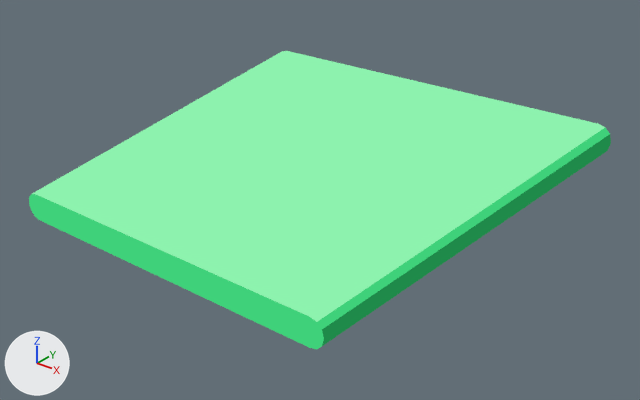
What one commit did to the glTF model Assets/TD2/Screen3D/Kit07/celadon3d/Spring_Pad.gltf.
Before and after are seen from a 50 mm camera at (1.07, -0.746, 0.815) aimed at (0.184, 0.361, 0.129). The axes (+X, +Y, +Z) are drawn at lower left. The lights are the same throughout. The older version comes first.

Names of what the first picture shows: 'Spring_Pad_baked'.
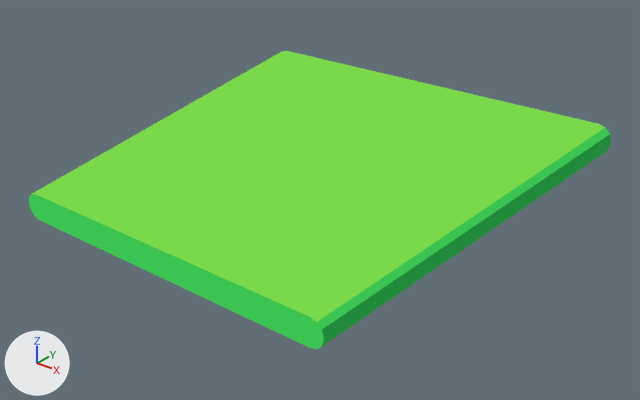
Scene script edits in JSON lines:
```json
{"block": "mat_k07_celadon_go_light", "where": "n0 = _N.new('ShaderNodeEmission'); n0.name = 'Emission'"}
{"op": "set", "path": "n0.inputs[0].default_value", "old": "(0.266, 0.888, 0.423, 1.0)", "new": "(0.195, 0.694, 0.0685, 1.0)", "note": "'Color', green #8df2ae -> 'Color', green #7ad94a"}
{"block": "mat_k07_celadon_go", "where": "n0 = _N.new('ShaderNodeEmission'); n0.name = 'Emission'"}
{"op": "set", "path": "n0.inputs[0].default_value", "old": "(0.0497, 0.638, 0.195, 1.0)", "new": "(0.0452, 0.552, 0.0844, 1.0)", "note": "'Color', green #3fd17a -> 'Color', green #3cc452"}
```

Pixel boxes [x1, y1, x2, y2] of what changed, in the pictures (640 x 400 px):
```json
{"object": "Spring_Pad_baked", "change": "recoloured", "before": [29, 51, 611, 349], "after": [29, 51, 611, 349], "on screen": "darker"}
```
